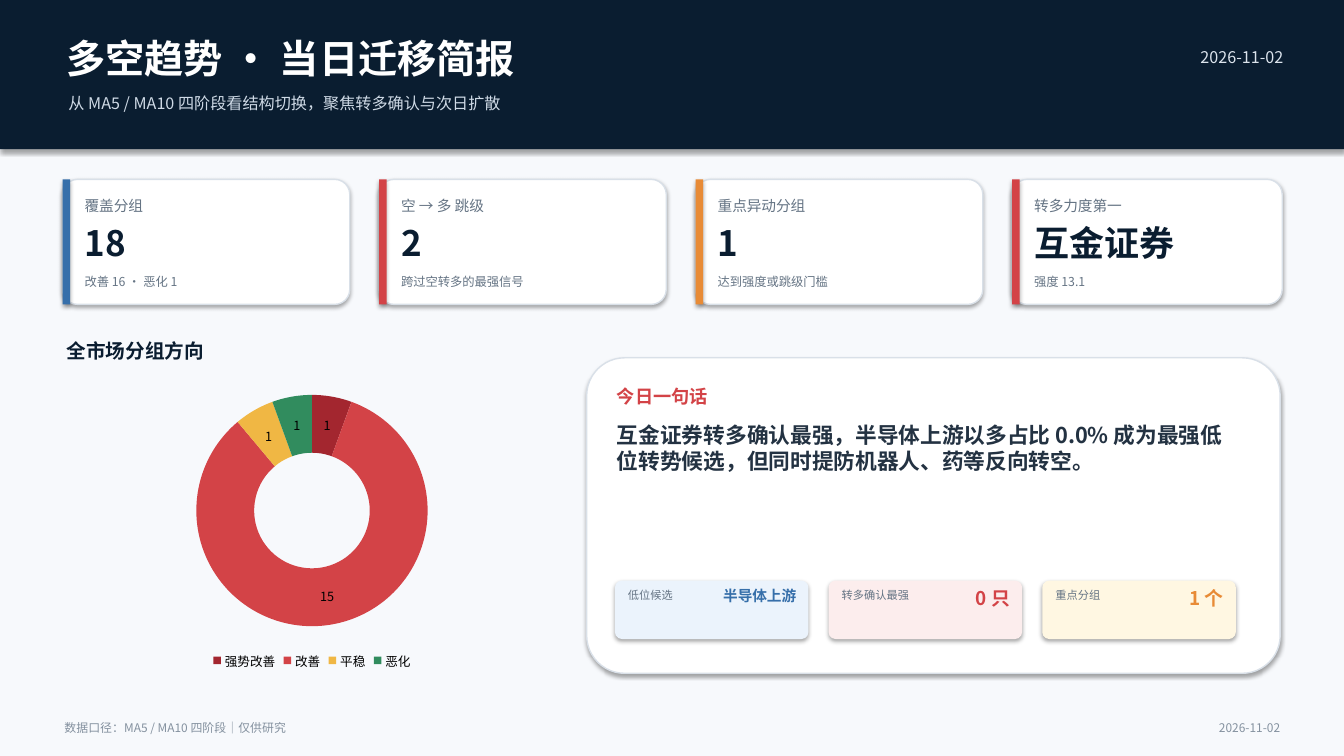
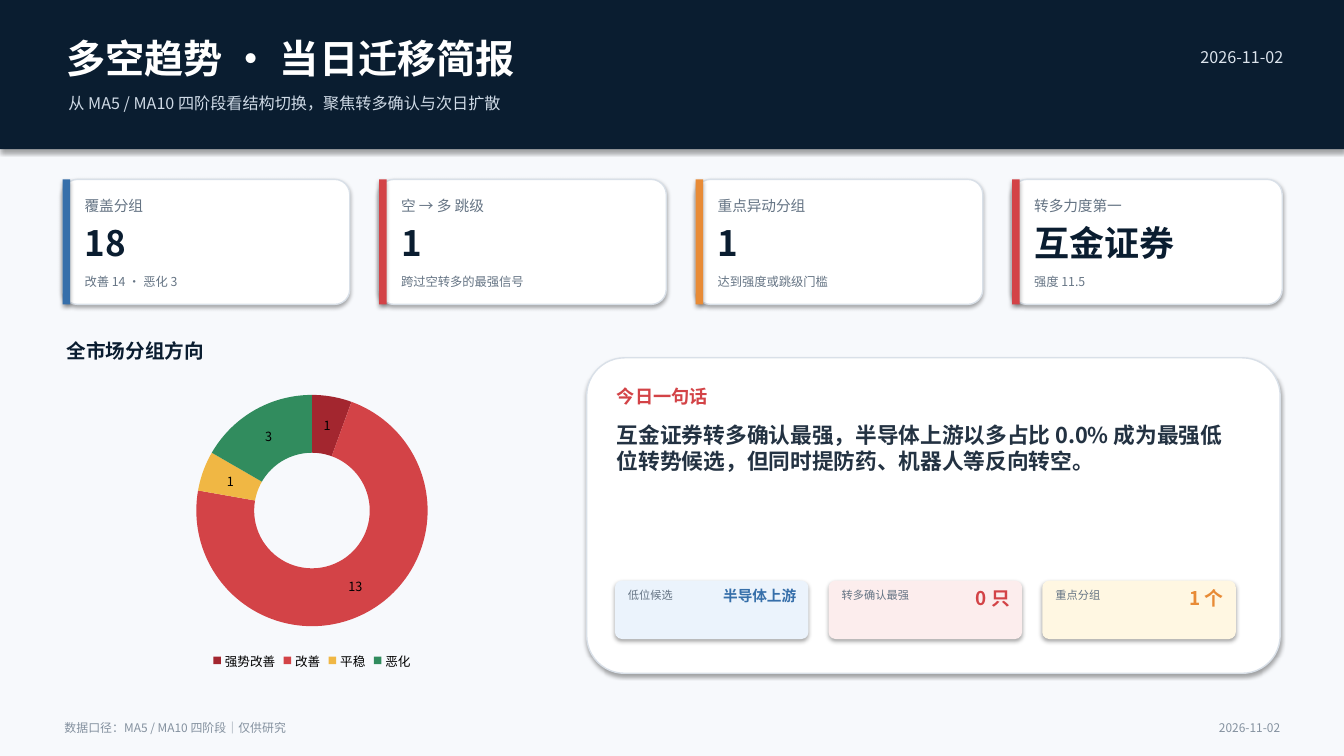
Before and after one commit to nancybhc/a-share-blast-lab, a slide deck: slide 1 of assets/多空阶段简报_2026-11-02.pptx. Drawn at 1344x756 pixels with LibreOffice and Linux fonts; fonts in the diff are those of the drawing. Boxes give left, top, right and bottom in pixels: in the first picture for what was removed or moved away, otherwise in the second. Text is boxed around its words. In the diff, an @@ line names an element or a change of style, - is before the commit and + after.

```diff
--- a/assets/多空阶段简报_2026-11-02.pptx
+++ b/assets/多空阶段简报_2026-11-02.pptx
@@ text at bbox=[401, 230, 422, 256]: text changed @@
-2
+1
@@ text at bbox=[85, 276, 178, 287]: text changed @@
-改善 16 · 恶化 1
+改善 14 · 恶化 3
@@ text at bbox=[1034, 276, 1085, 287]: text changed @@
-强度 13.1
+强度 11.5
@@ doughnut chart at bbox=[73, 381, 552, 674] @@
@@ Series 1, 改善: 15 to 13 @@
@@ Series 1, 恶化: 1 to 3 @@
@@ text at bbox=[617, 424, 1222, 472]: text changed @@
-互金证券转多确认最强，半导体上游以多占比 0.0% 成为最强低位转势候选，但同时提防机器人、药等反向转空。
+互金证券转多确认最强，半导体上游以多占比 0.0% 成为最强低位转势候选，但同时提防药、机器人等反向转空。
```
Also in this commit, not shown: 3 other slides changed, 12 other files.
